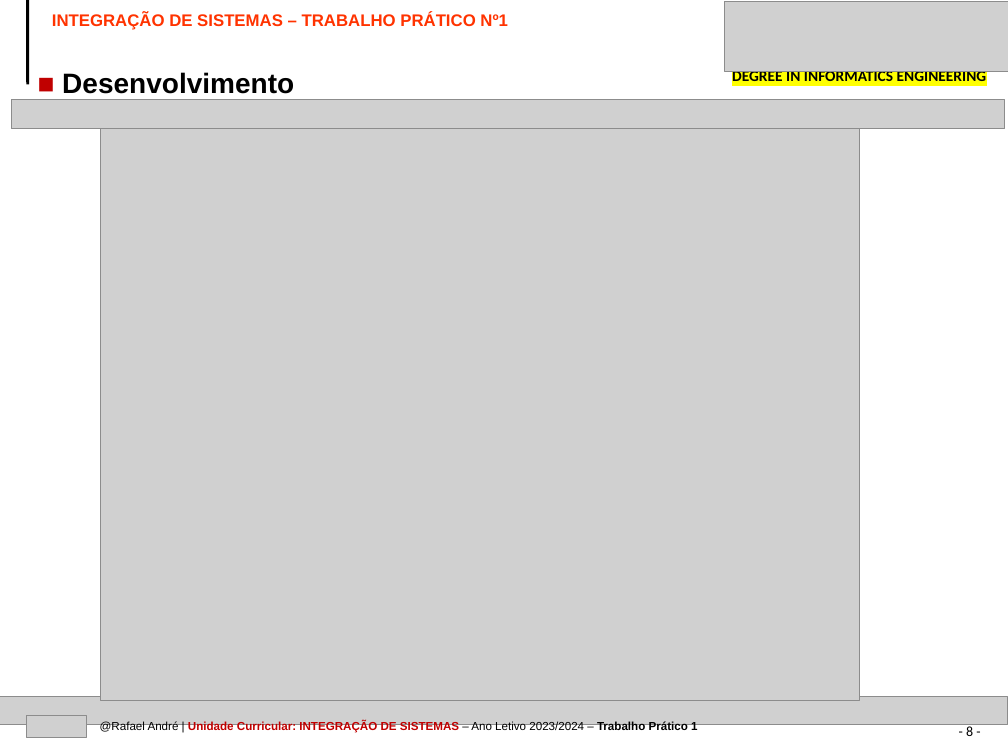
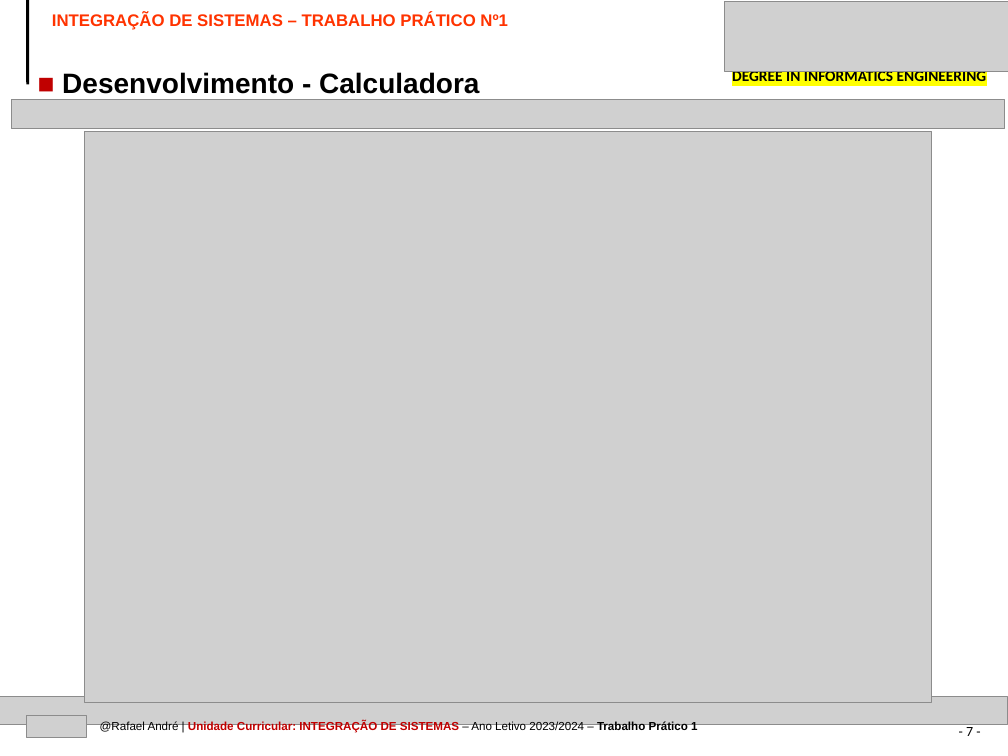
Before and after one commit to kromenz/Socket_Chat, a slide deck: slide 7 of IPVC-EI-TEMPLATE-PPT-IS-TRABALHO1.pptx (slide 8 before the commit). Drawn at 1008x756 pixels with LibreOffice and Linux fonts; fonts in the diff are those of the drawing; grey boxes stand for pictures. Boxes give left, top, right and bottom in pixels: in the first picture for what was removed or moved away, otherwise in the second. Text is boxed around its words. In the diff, an @@ line names an element or a change of style, - is before the commit and + after.

```diff
--- a/IPVC-EI-TEMPLATE-PPT-IS-TRABALHO1.pptx
+++ b/IPVC-EI-TEMPLATE-PPT-IS-TRABALHO1.pptx
@@ text at [62,72,479,94]: text changed @@
-■ Desenvolvimento
+■ Desenvolvimento - Calculadora
@@ picture: place and size @@
-picture at [101,129,860,701]
+picture at [84,131,931,703]
@@ page number at [966,724,973,736]: text changed @@
-- 8 -
+- 7 -
```
Also in this commit, not shown: 12 other slides changed, 3 slides added, 4 other files.
